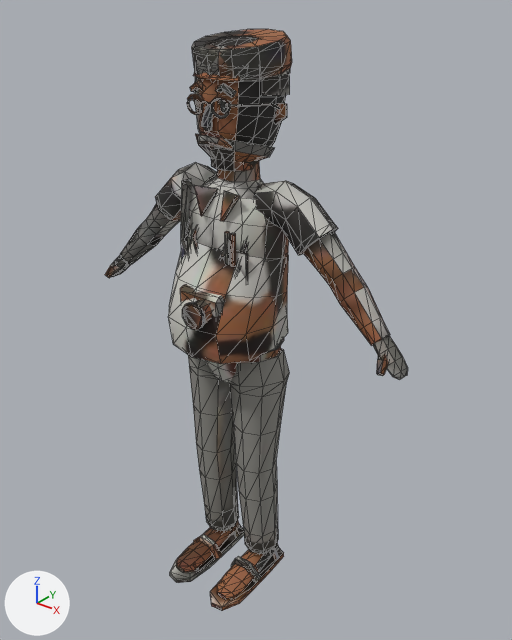
A saved change to the glTF model nostalgia/assets3d/man_shirt_pants.glb.
Camera for both pictures: a 50 mm camera at (6.54, -7.7, 9.74) aimed at (0.24, 0.18, 4.86). Every picture has the same lights, and +X, +Y and +Z are marked at lower left. The first picture is the older version. Mesh edges are drawn as thin lines. Vertices at exactly the same position are counted once.

The first picture shows 'man_shirt_pants'.
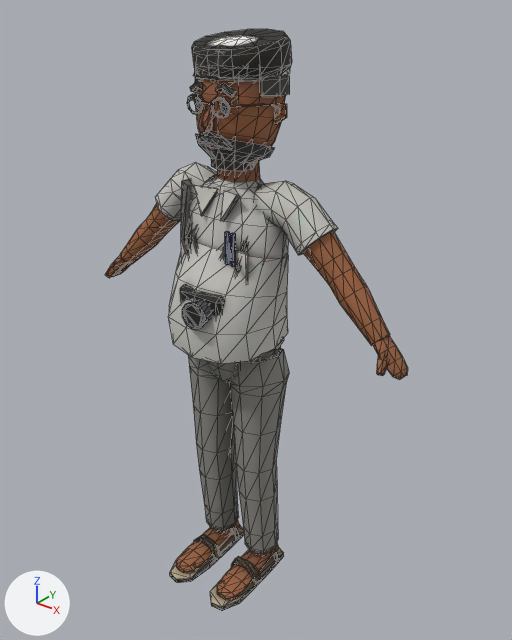
The change, as a list of edits to the scene's bpy script:
```text
Change me_man_shirt_pants:
    used by ob_man_shirt_pants; location = (0.0, 0.0, 0.0)
    remove me_man_shirt_pants.from_pydata(...)  # 1951 vertices, 3560 faces; spans x -2.96..2.96, y -1.27..0.86, z 0.0..9.07
    add me_man_shirt_pants.from_pydata(...)  # 1909 vertices, 3480 faces; spans x -2.96..2.96, y -1.27..0.86, z 0.0..9.07
    me_man_shirt_pants part 1
    86 vertices are removed from x -0.38..0.38, y -0.58..-0.52, z 8.06..8.33
    221 faces are deleted
    35 vertices move from x -0.23..0.38, y -0.58..-0.52, z 8.13..8.33 to x -0.35..0.37, y -0.58..-0.52, z 8.06..8.33
    44 vertices are added at x -0.37..0.39, y -0.58..-0.52, z 8.08..8.33
    141 new faces join them
    me_man_shirt_pants part 2: 3285 kept faces spanning x -2.96..2.96, y -1.27..0.86, z 0.0..9.07 get new texture (UV) coordinates
```

What differs and where, as boxes (x1, y1, x2, y2) in the pictures (512 x 640 px):
part 1 of me_man_shirt_pants, reshaped: before (187, 94, 230, 119); after (187, 94, 230, 118)
part 2 of me_man_shirt_pants, surface changed: (105, 29, 408, 611) in both
